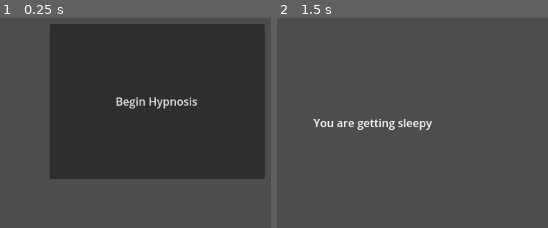
Above: before the commit, frames 1-2 (left to right).
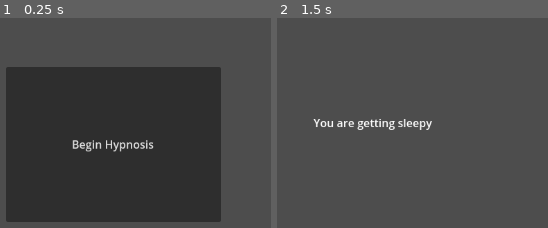
Above: after the commit, the same moments.

Repository: WinterWarp/KeyHypno
Game: Godot game, scene res://Scenes/FirstScene.tscn
Two runs of this game, one before a commit and one after it. Both use one fixed random seed, a clock stepped at 60 frames per second and the inputs below.
Inputs:
- Up to frame 1 (0.25 s): no input
- Up to frame 2 (1.5 s): click "Begin Hypnosis" at 0.5 s; tap Enter at 1.25 s

The runs differ from the first frame. In frame 1, 51% of the frame differs, in the area x 2-98%, y 2-98%; in frame 2, nothing differs.

Commit message:
Centering init button

Diff:
--- a/Scenes/FirstScene.tscn
+++ b/Scenes/FirstScene.tscn
@@ -7,9 +7,16 @@
 [node name="CanvasLayer" type="CanvasLayer" parent="."]
 
 [node name="Button" type="Button" parent="."]
-offset_left = 484.0
-offset_top = 150.0
-offset_right = 794.0
-offset_bottom = 374.0
+anchors_preset = 8
+anchor_left = 0.5
+anchor_top = 0.5
+anchor_right = 0.5
+anchor_bottom = 0.5
+offset_left = 421.0
+offset_top = 212.0
+offset_right = 731.0
+offset_bottom = 436.0
+grow_horizontal = 2
+grow_vertical = 2
 text = "Begin Hypnosis"
 script = ExtResource("1_lm6pp")
